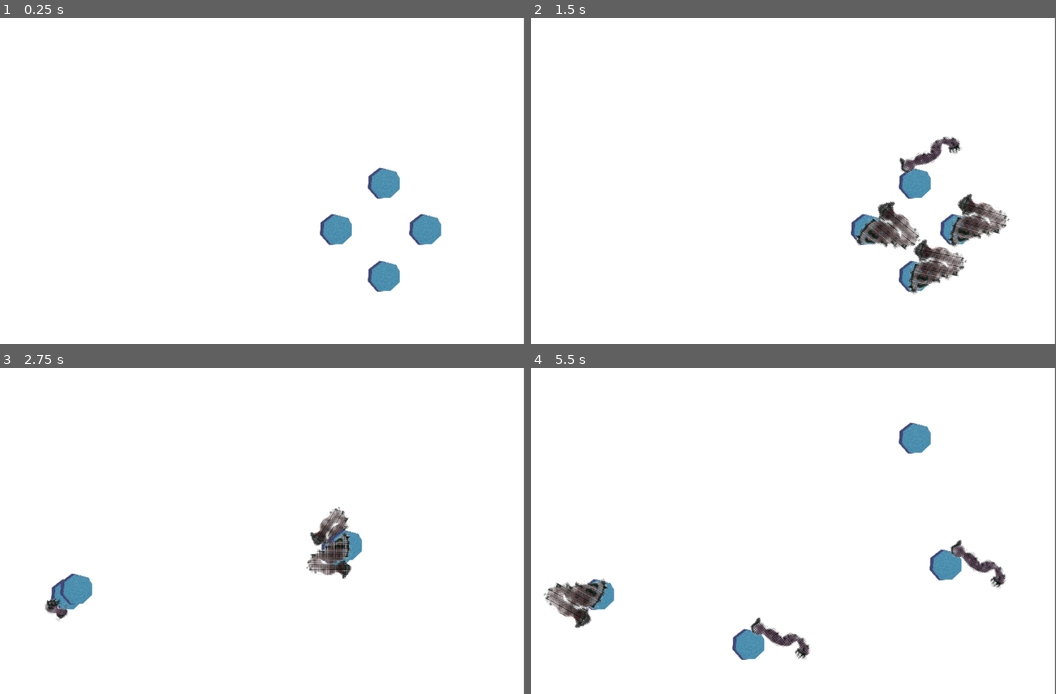
Above: before the commit, frames 1-4 (two rows, left to right).
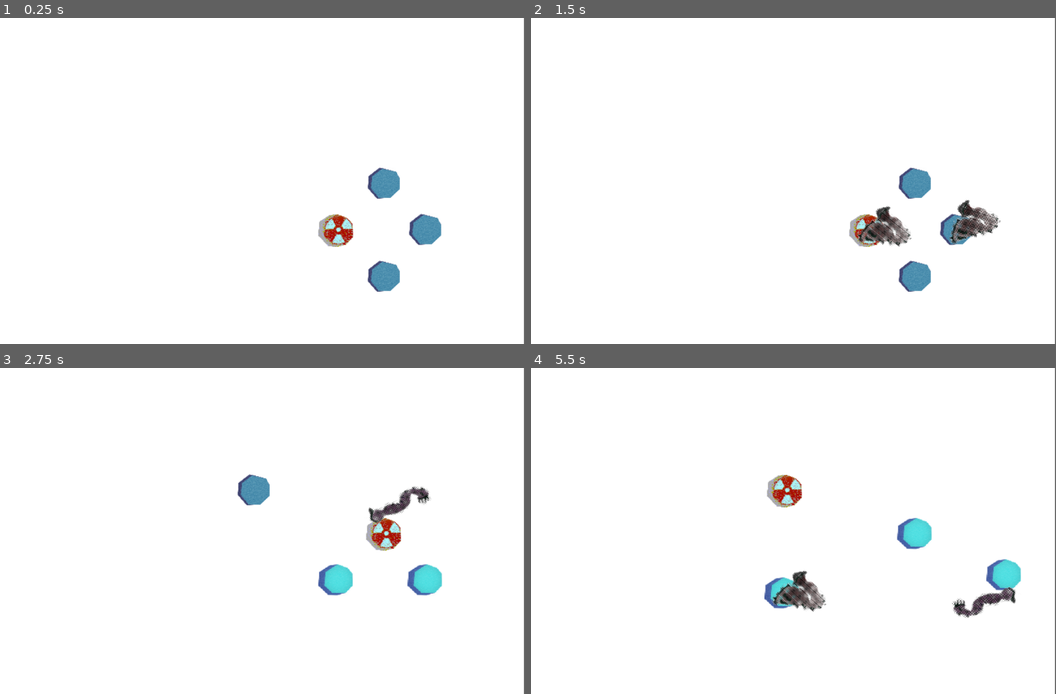
Above: after the commit, the same moments.

Repository: Pikqi/ld56
Game: Godot game, scene res://game.tscn
Two runs of this game, one before a commit and one after it. Both use one fixed random seed, a clock stepped at 60 frames per second and the inputs below. The engine's default icon, where the game draws it, is replaced by a stand-in: a white triangle on a blue panel in a dark square.
Inputs:
- Up to frame 1 (0.25 s): no input
- Up to frame 2 (1.5 s): tap Enter (ui_accept) at 0.5, 1.35 s; hold Enter (ui_accept) 0.53-1.28 s
- Up to frame 3 (2.75 s): tap Enter (ui_accept) at 1.52, 1.82 s; hold Enter (ui_accept) from 2.03 s (still down)
- Up to frame 4 (5.5 s): release Enter (ui_accept) at 2.78 s; tap Enter (ui_accept) at 2.85, 3.02, 3.32, 4.35, 4.52, 4.82 s; hold Enter (ui_accept) 3.53-4.28 s; hold Enter (ui_accept) from 5.03 s (still down)

The runs differ from the first frame. In frame 1, 0.5% of the frame differs, in the area x 60-68%, y 59-71%; in frame 2, 3.3%; in frame 3, 4.5%; in frame 4, 6.4%, in the area x 2-94%, y 16-90%.

Commit message:
Adds red button support

Diff:
--- a/button.gd
+++ b/button.gd
@@ -1,14 +1,20 @@
-extends StaticBody2D
+extends Node2D
 
 @export var input_name = ""
+@export var color_mix:Color = Color(1,1,1)
 const ENEMY = preload("res://enemy.tscn")
 const DISTANCE = 40
+var red_button = false
+var should_move = false
+
 func _unhandled_input(event: InputEvent) -> void:
 	if(event.is_action_pressed(input_name)):
 		print_debug(input_name)
 		$AnimatedSprite2D.play("pressed")
 		var children = get_children(false)
 		var was_valid_input = false
+		if(red_button):
+			get_parent().red_button_press()
 		for a in children:
 			if(a.has_method("button_pressed")):
 				a.button_pressed()
@@ -17,14 +23,23 @@
 			if get_parent().has_method("bad_press"):
 				get_parent().bad_press()
 
+func get_has_enemy():
+	return get_children().any(func (a:Node):return a.has_method("button_pressed"))
 
-func _on_spawn_tick_timeout() -> void:
-	spawn_enemy()
+func set_red_button(is_red: bool):
+	red_button = is_red
+	if is_red:
+		$AnimatedSprite2D.play("red")
+	else:
+		$AnimatedSprite2D.play("default")
+
+#func _process(delta: float) -> void:
+	#$AnimatedSprite2D.modulate = color_mix
 
 func spawn_enemy():
-	if get_children().any(func (a:Node):return a.has_method("button_pressed")):
+	if get_has_enemy():
 		return
-	elif(randi_range(0,1)==1):
+	if(randi_range(0,1)==1):
 		var enemy = ENEMY.instantiate()
 		print_debug(randf_range(0.0, 2.0) * PI)
 		add_child(enemy)
@@ -35,6 +50,15 @@
 
 func enemy_attacked():
 	#TODO: check for collisions
+	if red_button:
+		get_parent().change_red_button()
+		return
+	move_button()
+
+
+
+func move_button():
+	should_move = true
 	global_position = get_random_position()
 
 
@@ -47,3 +71,16 @@
 	var x = randi_range(area2d.global_position.x + area2d.shape.get_rect().position.x, area2d.global_position.x + area2d.shape.get_rect().end.x)
 	var y = randi_range(area2d.global_position.y + area2d.shape.get_rect().position.y, area2d.global_position.y + area2d.shape.get_rect().end.y)
 	return Vector2(x,y)
+
+var should_really_move = false
+
+func _on_area_2d_area_entered(area: Area2D) -> void:
+	if should_really_move:
+		move_button()
+	if should_move:
+		move_button()
+
+func _on_area_2d_area_exited(area: Area2D) -> void:
+	if should_move:
+		should_really_move = true
+	should_move = false
--- a/button.tscn
+++ b/button.tscn
@@ -1,10 +1,11 @@
-[gd_scene load_steps=8 format=3 uid="uid://bhvihrt8dipll"]
+[gd_scene load_steps=9 format=3 uid="uid://bhvihrt8dipll"]
 
 [ext_resource type="Script" path="res://button.gd" id="1_fkyus"]
 [ext_resource type="Texture2D" uid="uid://q85jhjrqsrxk" path="res://Buttons/Idle.png" id="2_01nlj"]
 [ext_resource type="Texture2D" uid="uid://blatwufdrwqml" path="res://Buttons/PressedIn1.png" id="3_180hi"]
 [ext_resource type="Texture2D" uid="uid://4c7qtuk0exng" path="res://Buttons/FullPressed.png" id="4_5m7c4"]
 [ext_resource type="Texture2D" uid="uid://ncd65m8iq7l0" path="res://Buttons/PressedOut.png" id="5_3xqo8"]
+[ext_resource type="Texture2D" uid="uid://chckt1ppwsjq" path="res://Buttons/FORBIDDEN.png" id="6_p5821"]
 
 [sub_resource type="SpriteFrames" id="SpriteFrames_leuex"]
 animations = [{
@@ -32,12 +33,20 @@
 "loop": false,
 "name": &"pressed",
 "speed": 15.0
+}, {
+"frames": [{
+"duration": 1.0,
+"texture": ExtResource("6_p5821")
+}],
+"loop": true,
+"name": &"red",
+"speed": 5.0
 }]
 
-[sub_resource type="CircleShape2D" id="CircleShape2D_gc3ws"]
-radius = 30.0666
+[sub_resource type="CircleShape2D" id="CircleShape2D_l0l4p"]
+radius = 10.4089
 
-[node name="Button" type="StaticBody2D"]
+[node name="Button" type="Node2D"]
 script = ExtResource("1_fkyus")
 metadata/_edit_group_ = true
 
@@ -46,12 +55,14 @@
 sprite_frames = SubResource("SpriteFrames_leuex")
 animation = &"pressed"
 
-[node name="SpawnTick" type="Timer" parent="."]
-wait_time = 0.439
-autostart = true
+[node name="Area2D" type="Area2D" parent="."]
+scale = Vector2(1.21306, 1.21306)
+collision_layer = 2
+collision_mask = 2
 
-[node name="CollisionShape2D" type="CollisionShape2D" parent="."]
-scale = Vector2(1.56, 1.56)
-shape = SubResource("CircleShape2D_gc3ws")
+[node name="CollisionShape2D" type="CollisionShape2D" parent="Area2D"]
+scale = Vector2(4.74125, 4.84)
+shape = SubResource("CircleShape2D_l0l4p")
 
-[connection signal="timeout" from="SpawnTick" to="." method="_on_spawn_tick_timeout"]
+[connection signal="area_entered" from="Area2D" to="." method="_on_area_2d_area_entered"]
+[connection signal="area_exited" from="Area2D" to="." method="_on_area_2d_area_exited"]
--- a/game.gd
+++ b/game.gd
@@ -3,9 +3,18 @@
 const MAX_HEALTH = 100.0
 const RECOVERY_RATE = 10.0
 const BAD_PRESS_DAMAGE = 20.0
+const MAX_ENEMIES = 3
 
 const INIT_COLOR = Color(1,0,0,0)
 var health = MAX_HEALTH
+
+func _unhandled_input(event: InputEvent) -> void:
+	if event.is_action_pressed("ui_accept"):
+		$SpawnTimer.paused = false
+
+
+func _ready() -> void:
+	change_red_button()
 
 func _process(delta: float) -> void:
 	health = minf(health + RECOVERY_RATE * delta ,MAX_HEALTH)
@@ -13,9 +22,40 @@
 	var new_color = Color(INIT_COLOR)
 	new_color.a = 1 - health / MAX_HEALTH
 	%DamageColorOverlay.color = new_color
+	if health < 5:
+		$SpawnTimer.paused =true
+
 
 
 func bad_press():
 	health = maxf(health - BAD_PRESS_DAMAGE, 0)
-	if(health == 0):
-		print_debug("GAME OVER")
+
+func red_button_press():
+	health = 0
+
+func change_red_button():
+	var buttons = get_tree().get_nodes_in_group("button_group")
+	var index = -1
+	if buttons.filter(func (n: Node): return n.red_button).size() > 0:
+		var old_red_button = buttons.filter(func (n: Node): return n.red_button)[0]
+		old_red_button.set_red_button(false)
+		index = buttons.find(old_red_button)
+	var r = randi_range(0, buttons.size()-1)
+
+	while (r == index):
+		r= randi_range(0, buttons.size()-1)
+	buttons[r].set_red_button(true)
+
+func _on_spawn_timer_timeout() -> void:
+	var buttons = get_tree().get_nodes_in_group("button_group")
+	var enemies_to_spawn = randi_range(1, MAX_ENEMIES)
+	while (enemies_to_spawn > 0):
+		var button = buttons[randi_range(0, buttons.size()-1)]
+		if button.has_method("get_has_enemy"):
+			if button.get_has_enemy():
+				enemies_to_spawn -=1
+				continue
+			button.spawn_enemy()
+			enemies_to_spawn -=1
+
+	return
--- a/game.tscn
+++ b/game.tscn
@@ -4,9 +4,10 @@
 [ext_resource type="PackedScene" uid="uid://bhvihrt8dipll" path="res://button.tscn" id="1_j4pve"]
 
 [sub_resource type="RectangleShape2D" id="RectangleShape2D_sesmb"]
-size = Vector2(997, 471)
+size = Vector2(469, 405.155)
 
 [node name="Game" type="Node2D"]
+process_mode = 3
 script = ExtResource("1_bhcvq")
 
 [node name="CanvasLayer" type="CanvasLayer" parent="."]
@@ -28,23 +29,34 @@
 [node name="A" parent="." groups=["button_group"] instance=ExtResource("1_j4pve")]
 position = Vector2(872, 515)
 input_name = "A"
+color_mix = Color(1.01075e-06, 0.583986, 0.337423, 1)
 
 [node name="Y" parent="." groups=["button_group"] instance=ExtResource("1_j4pve")]
 position = Vector2(872, 330)
 input_name = "Y"
+color_mix = Color(0.917, 1, 0.17, 1)
 
 [node name="X" parent="." groups=["button_group"] instance=ExtResource("1_j4pve")]
 position = Vector2(777, 422)
 input_name = "X"
+color_mix = Color(0, 0.424825, 0.812361, 1)
 
-[node name="B" parent="." instance=ExtResource("1_j4pve")]
+[node name="B" parent="." groups=["button_group"] instance=ExtResource("1_j4pve")]
 position = Vector2(954, 422)
 input_name = "B"
+color_mix = Color(0.735073, 0.468616, 3.85046e-07, 1)
 
 [node name="SpawnArea" type="Area2D" parent="."]
+scale = Vector2(1, 1.02189)
 metadata/_edit_group_ = true
 
 [node name="CollisionShape2D" type="CollisionShape2D" parent="SpawnArea"]
-position = Vector2(568.5, 359.5)
+position = Vector2(832.5, 392.423)
 shape = SubResource("RectangleShape2D_sesmb")
 debug_color = Color(0, 0.6, 0.701961, 0.14902)
+
+[node name="SpawnTimer" type="Timer" parent="."]
+wait_time = 0.5
+autostart = true
+
+[connection signal="timeout" from="SpawnTimer" to="." method="_on_spawn_timer_timeout"]
